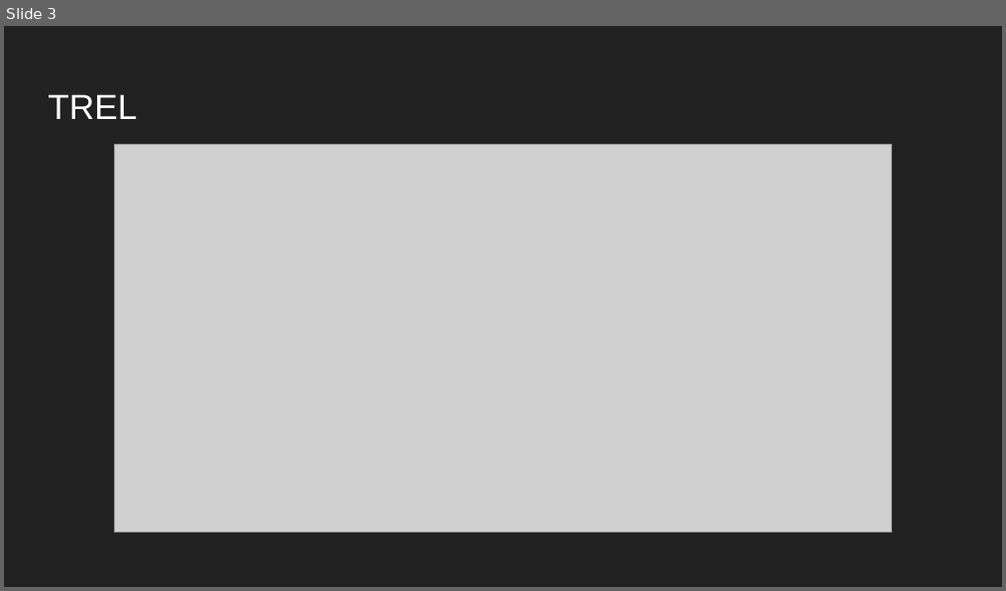
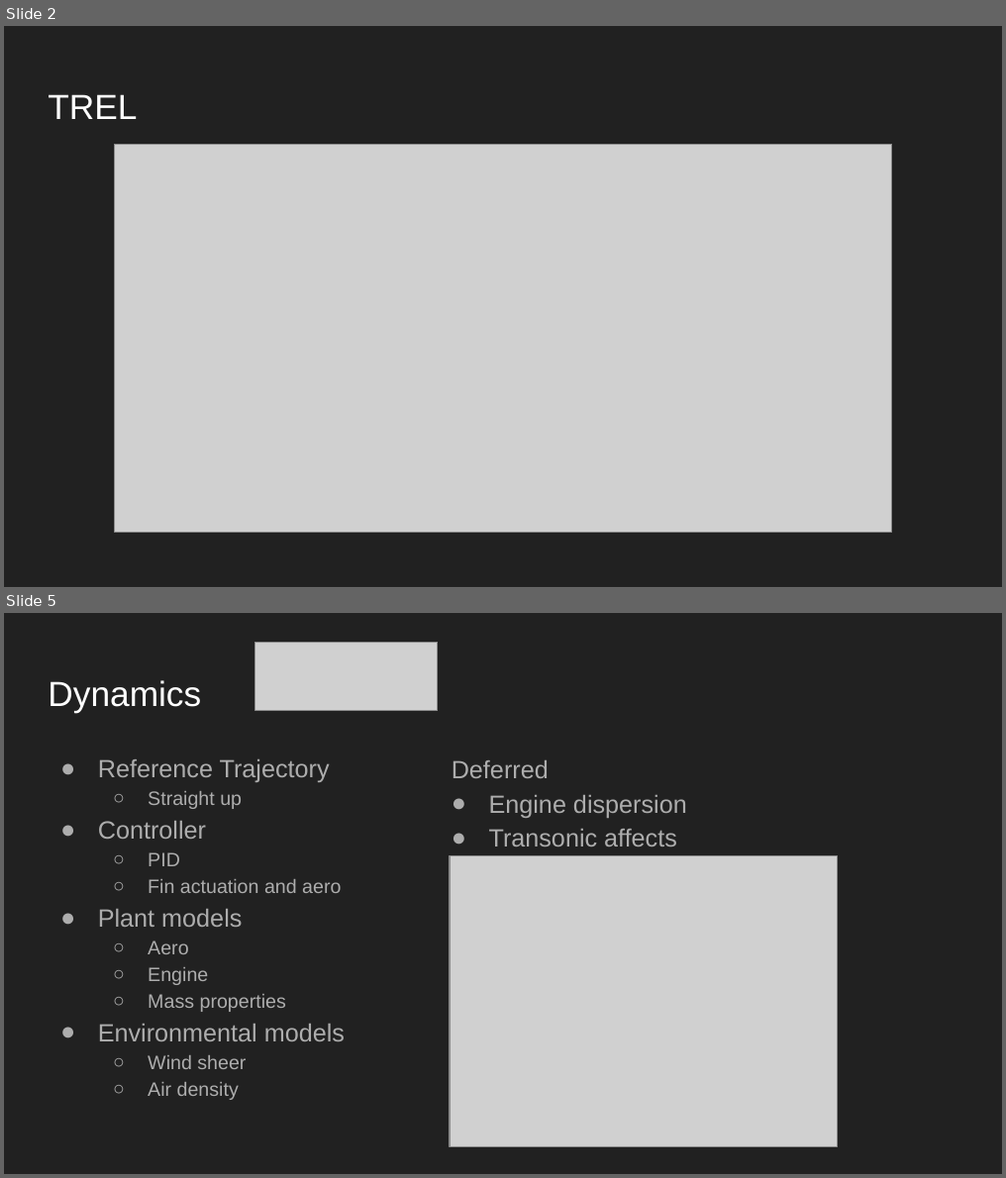
Before and after one commit to amalatak/Notes, a slide deck: Job Presentation-2.pptx. Shown one above the other, each under a label of ours: slide 3 before the commit, slides 2 and 5 after it; the slides between them are not shown. The pictures are 1006x591 and 1006x1178 pixels, drawn with LibreOffice and Linux fonts; fonts in the diff are those of the drawing; grey boxes stand for pictures. Boxes give left, top, right and bottom in pixels: in the first picture for what was removed or moved away, otherwise in the second. Text is boxed around its words. In the diff, an @@ line names an element or a change of style, - is before the commit and + after.

```diff
--- a/Job Presentation-2.pptx
+++ b/Job Presentation-2.pptx
@@ slide 5 added at box(4, 613, 1002, 1174), background #212121 @@
@@ picture added at box(255, 642, 438, 711) @@
@@ title added at box(48, 680, 201, 712), 25.2 pt, text #FFFFFF @@
+Dynamics
@@ text added at box(98, 760, 345, 1100), 14 pt, text #ADADAD @@
+● Reference Trajectory
+  ○ Straight up
+● Controller
+  ○ PID
+  ○ Fin actuation and aero
+● Plant models
+  ○ Aero
+  ○ Engine
+  ○ Mass properties
+● Environmental models
+  ○ Wind sheer
+  ○ Air density
@@ text added at box(451, 761, 687, 847), 18 pt, text #ADADAD @@
+Deferred
+● Engine dispersion
+● Transonic affects
@@ picture added at box(450, 857, 838, 1147) @@
@@ what was slide 3 is now slide 2 @@
```
Also in this commit, not shown: 3 slides changed, 10 other slides added, 12 slides removed.
